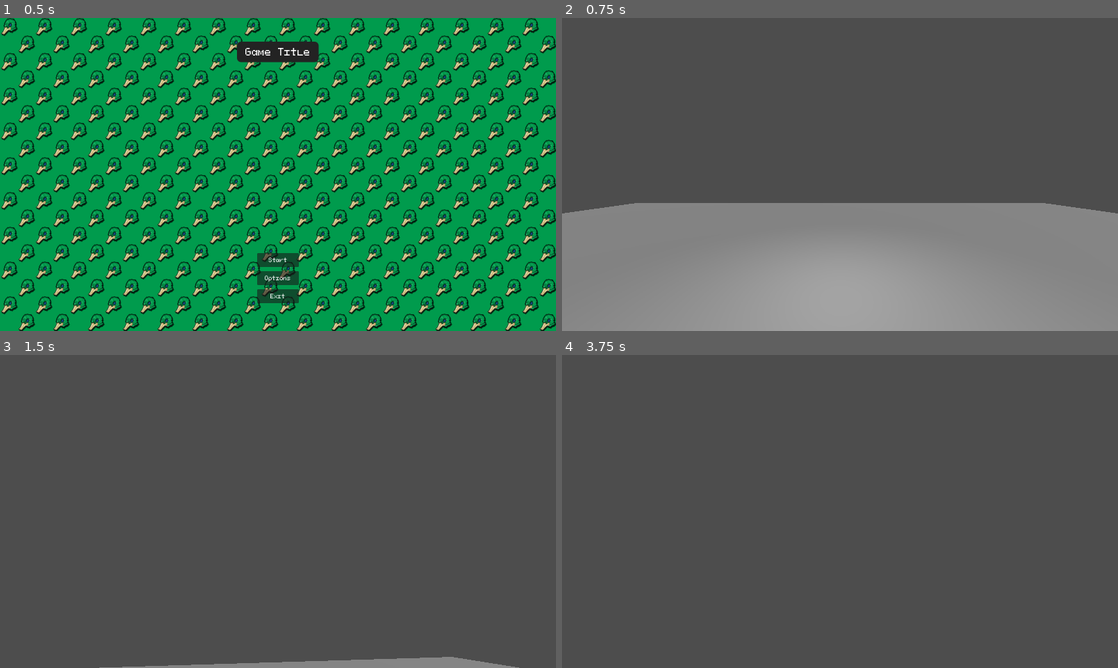
Above: before the commit, frames 1-4 (two rows, left to right).
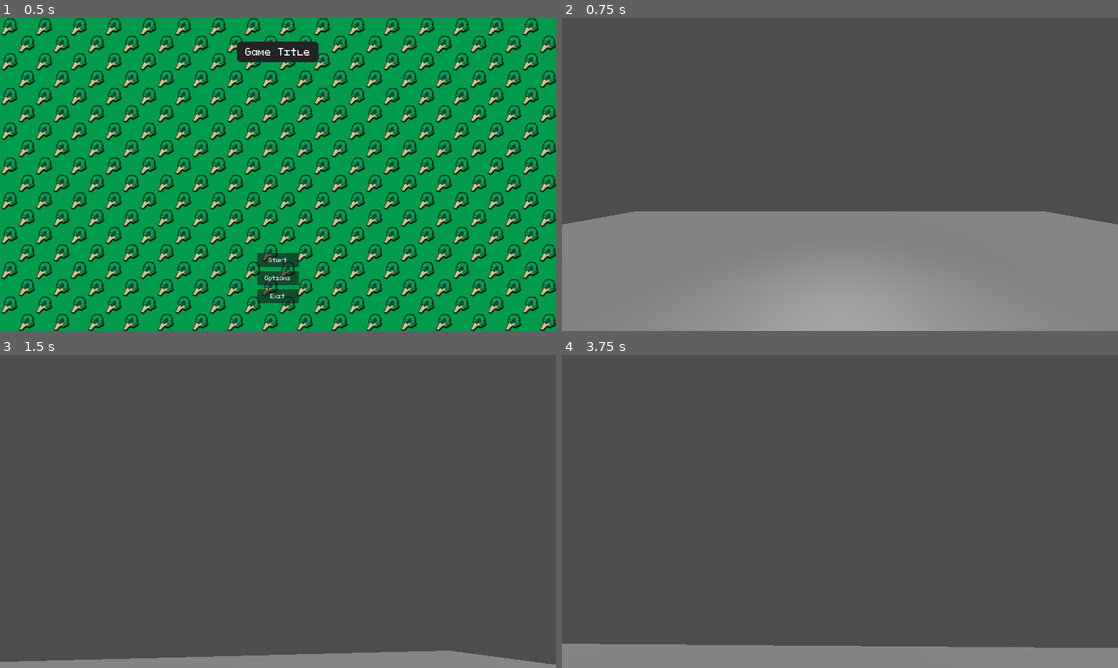
Above: after the commit, the same moments.

Repository: duckenclaw/godot-project-template
Game: Godot game, scene res://src/ui/main_menu.tscn
The game is run twice, just before and just after one commit, with the same random seed, the same clock (stepped at 60 frames per second) and the same inputs.
Inputs (mouse positions are in pixels of both pictures, inside the frame that each line leads up to):
- Up to frame 1 (0.5 s): no input
- Up to frame 2 (0.75 s): click "Start" at 0.5 s
- Up to frame 3 (1.5 s): tap Enter at 1.25 s; move the mouse to (305, 511) at 1.27 s; hold W (forward) from 1.28 s (still down); hold C (crouch) from 1.28 s (still down)
- Up to frame 4 (3.75 s): keep holding W (forward); tap Space (jump) at 1.52, 2.27 s; move the mouse to (812, 511) at 2.02 s; release C (crouch) at 2.03 s; tap E (activate) at 2.1 s; tap C (crouch) at 2.3 s; move the mouse to (851, 505) at 2.77 s; hold C (crouch) 2.78-3.53 s; move the mouse to (834, 517) at 3.52 s; tap V (dash) at 3.6 s

Frame 1 is identical in both runs. In frame 2, 2.8% of the frame differs, in the area x 0-100%, y 59-66%; in frame 3, 2.3%; in frame 4, 7.1%, in the area x 0-100%, y 92-100%.

Commit message:
small fixes to player raycast, added crouch via animations

Diff:
--- a/src/3d/player_3d.gd
+++ b/src/3d/player_3d.gd
@@ -30,9 +30,9 @@
 @onready var collision_shape: CollisionShape3D = $CollisionShape3D
 @onready var camera_pivot: Node3D = $CameraPivot
 @onready var camera: CameraController = $CameraPivot/Camera3D
-@onready var interaction_raycast: RayCast3D = $CameraPivot/RayCast3D
-@onready var states_node: Node3D = $States
+@onready var interaction_raycast: RayCast3D = $CameraPivot/Camera3D/RayCast3D
 @onready var state_machine: StateMachine = $States/StateMachine
+@onready var anim_player: AnimationPlayer = $AnimationPlayer
 
 func _ready():
 	# Add player to group for easy reference
@@ -45,7 +45,8 @@
 	print("Player initialized with config:")
 	print(player_config.get_stats_summary())
 
-func _physics_process(delta: float):
+func _physics_process(delta:
+float):
 	handle_gravity(delta)
 	handle_input()
 	handle_timers(delta)
--- a/src/3d/player_3d.tscn
+++ b/src/3d/player_3d.tscn
@@ -22,12 +22,138 @@
 
 [sub_resource type="CapsuleShape3D" id="CapsuleShape3D_3obeq"]
 
+[sub_resource type="Animation" id="Animation_4cdic"]
+resource_name = "crouch"
+length = 0.5
+tracks/0/type = "value"
+tracks/0/imported = false
+tracks/0/enabled = true
+tracks/0/path = NodePath("CollisionShape3D:shape:height")
+tracks/0/interp = 1
+tracks/0/loop_wrap = true
+tracks/0/keys = {
+"times": PackedFloat32Array(0, 0.5),
+"transitions": PackedFloat32Array(1, 1),
+"update": 0,
+"values": [2.0, 1.0]
+}
+tracks/1/type = "value"
+tracks/1/imported = false
+tracks/1/enabled = true
+tracks/1/path = NodePath("CollisionShape3D:position")
+tracks/1/interp = 1
+tracks/1/loop_wrap = true
+tracks/1/keys = {
+"times": PackedFloat32Array(0, 0.5),
+"transitions": PackedFloat32Array(1, 1),
+"update": 0,
+"values": [Vector3(0, 1, 0), Vector3(0, 0.5, 0)]
+}
+tracks/2/type = "value"
+tracks/2/imported = false
+tracks/2/enabled = true
+tracks/2/path = NodePath("CameraPivot:position")
+tracks/2/interp = 1
+tracks/2/loop_wrap = true
+tracks/2/keys = {
+"times": PackedFloat32Array(0, 0.5),
+"transitions": PackedFloat32Array(1, 1),
+"update": 0,
+"values": [Vector3(0, 1.75, 0), Vector3(0, 0.8, 0)]
+}
+
+[sub_resource type="Animation" id="Animation_lf55u"]
+length = 0.001
+tracks/0/type = "value"
+tracks/0/imported = false
+tracks/0/enabled = true
+tracks/0/path = NodePath("CollisionShape3D:shape:height")
+tracks/0/interp = 1
+tracks/0/loop_wrap = true
+tracks/0/keys = {
+"times": PackedFloat32Array(0),
+"transitions": PackedFloat32Array(1),
+"update": 0,
+"values": [2.0]
+}
+tracks/1/type = "value"
+tracks/1/imported = false
+tracks/1/enabled = true
+tracks/1/path = NodePath("CollisionShape3D:position")
+tracks/1/interp = 1
+tracks/1/loop_wrap = true
+tracks/1/keys = {
+"times": PackedFloat32Array(0),
+"transitions": PackedFloat32Array(1),
+"update": 0,
+"values": [Vector3(0, 0.5, 0)]
+}
+tracks/2/type = "value"
+tracks/2/imported = false
+tracks/2/enabled = true
+tracks/2/path = NodePath("CameraPivot:position")
+tracks/2/interp = 1
+tracks/2/loop_wrap = true
+tracks/2/keys = {
+"times": PackedFloat32Array(0),
+"transitions": PackedFloat32Array(1),
+"update": 0,
+"values": [Vector3(0, 1.75, 0)]
+}
+
+[sub_resource type="Animation" id="Animation_cn2xr"]
+resource_name = "uncrouch"
+length = 0.5
+tracks/0/type = "value"
+tracks/0/imported = false
+tracks/0/enabled = true
+tracks/0/path = NodePath("CameraPivot:position")
+tracks/0/interp = 1
+tracks/0/loop_wrap = true
+tracks/0/keys = {
+"times": PackedFloat32Array(0, 0.5),
+"transitions": PackedFloat32Array(1, 1),
+"update": 0,
+"values": [Vector3(0, 0.8, 0), Vector3(0, 1.75, 0)]
+}
+tracks/1/type = "value"
+tracks/1/imported = false
+tracks/1/enabled = true
+tracks/1/path = NodePath("CollisionShape3D:shape:height")
+tracks/1/interp = 1
+tracks/1/loop_wrap = true
+tracks/1/keys = {
+"times": PackedFloat32Array(0, 0.5),
+"transitions": PackedFloat32Array(1, 1),
+"update": 0,
+"values": [1.0, 2.0]
+}
+tracks/2/type = "value"
+tracks/2/imported = false
+tracks/2/enabled = true
+tracks/2/path = NodePath("CollisionShape3D:position")
+tracks/2/interp = 1
+tracks/2/loop_wrap = true
+tracks/2/keys = {
+"times": PackedFloat32Array(0, 0.5),
+"transitions": PackedFloat32Array(1, 1),
+"update": 0,
+"values": [Vector3(0, 0.5, 0), Vector3(0, 1, 0)]
+}
+
+[sub_resource type="AnimationLibrary" id="AnimationLibrary_ngeo7"]
+_data = {
+&"RESET": SubResource("Animation_lf55u"),
+&"crouch": SubResource("Animation_4cdic"),
+&"uncrouch": SubResource("Animation_cn2xr")
+}
+
 [node name="Player3d" type="CharacterBody3D" groups=["player"]]
 script = ExtResource("1_uviay")
 player_config = SubResource("Resource_lf55u")
 
 [node name="CollisionShape3D" type="CollisionShape3D" parent="."]
-transform = Transform3D(1, 0, 0, 0, 1, 0, 0, 0, 1, 0, 1, 0)
+transform = Transform3D(1, 0, 0, 0, 1, 0, 0, 0, 1, 0, 0.5, 0)
 shape = SubResource("CapsuleShape3D_3obeq")
 
 [node name="CameraPivot" type="Node3D" parent="."]
@@ -36,32 +162,35 @@
 [node name="Camera3D" type="Camera3D" parent="CameraPivot"]
 script = ExtResource("2_camera")
 
-[node name="RayCast3D" type="RayCast3D" parent="CameraPivot"]
+[node name="RayCast3D" type="RayCast3D" parent="CameraPivot/Camera3D"]
 target_position = Vector3(0, 0, -2.5)
 
-[node name="States" type="Node3D" parent="."]
-
-[node name="StateMachine" type="Node" parent="States"]
+[node name="StateMachine" type="Node" parent="."]
 script = ExtResource("3_statemachine")
 initial_state = NodePath("IdleState")
 
-[node name="IdleState" type="Node" parent="States/StateMachine"]
+[node name="IdleState" type="Node" parent="StateMachine"]
 script = ExtResource("4_idle")
 
-[node name="MovingState" type="Node" parent="States/StateMachine"]
+[node name="MovingState" type="Node" parent="StateMachine"]
 script = ExtResource("5_moving")
 
-[node name="JumpingState" type="Node" parent="States/StateMachine"]
+[node name="JumpingState" type="Node" parent="StateMachine"]
 script = ExtResource("6_jumping")
 
-[node name="FallingState" type="Node" parent="States/StateMachine"]
+[node name="FallingState" type="Node" parent="StateMachine"]
 script = ExtResource("7_falling")
 
-[node name="DashingState" type="Node" parent="States/StateMachine"]
+[node name="DashingState" type="Node" parent="StateMachine"]
 script = ExtResource("8_dashing")
 
-[node name="CrouchingState" type="Node" parent="States/StateMachine"]
+[node name="CrouchingState" type="Node" parent="StateMachine"]
 script = ExtResource("9_crouching")
 
-[node name="WallrunningState" type="Node" parent="States/StateMachine"]
+[node name="WallrunningState" type="Node" parent="StateMachine"]
 script = ExtResource("10_wallrunning")
+
+[node name="AnimationPlayer" type="AnimationPlayer" parent="."]
+libraries = {
+&"": SubResource("AnimationLibrary_ngeo7")
+}
--- a/src/3d/states/crouching_state.gd
+++ b/src/3d/states/crouching_state.gd
@@ -8,12 +8,13 @@
 
 func enter():
 	print("Entering Crouching state")
+	player.anim_player.play("crouch")
 	# TODO: Modify collision shape to be shorter when crouching
 	# This would require adjusting the CollisionShape3D height
 
 func exit():
-	# TODO: Restore collision shape to normal height
-	pass
+	print("Exiting Crouching state")
+	player.anim_player.play("uncrouch")
 
 func physics_update(delta: float):
 	# Check if we should stop crouching
--- a/src/3d/states/wallrunning_state.gd
+++ b/src/3d/states/wallrunning_state.gd
@@ -5,7 +5,7 @@
 ## Note: This is a basic implementation that would need additional wall detection
 
 var wallrun_timer: float = 0.0
-var max_wallrun_time: float = 3.0
+var max_wallrun_time: float = 5.0
 var wallrun_speed: float = 12.0
 var wall_normal: Vector3
 var wallrun_direction: Vector3
Not shown: 1 places in src/3d/player_3d.tscn that only renumber resources
